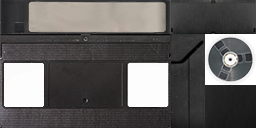
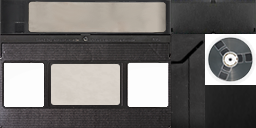
The second w=256, h=128 image is a revision of the first. Changes to its layers:
added layer "Layer 15" above "Rounded Rectangle 1" over box(51, 64, 120, 105)
added layer "Rounded Rectangle 1" above "Layer 1" over box(51, 64, 120, 105)
